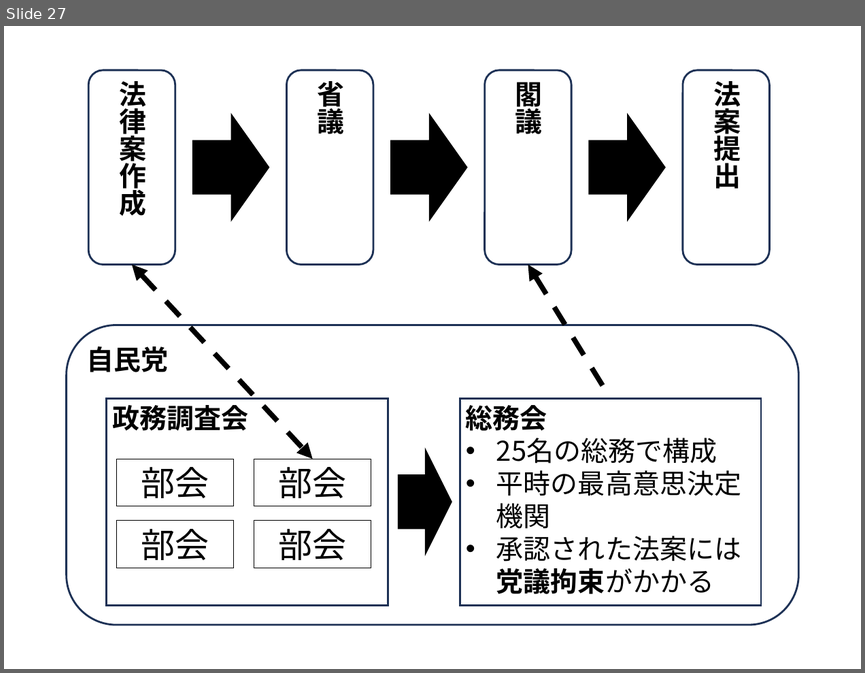
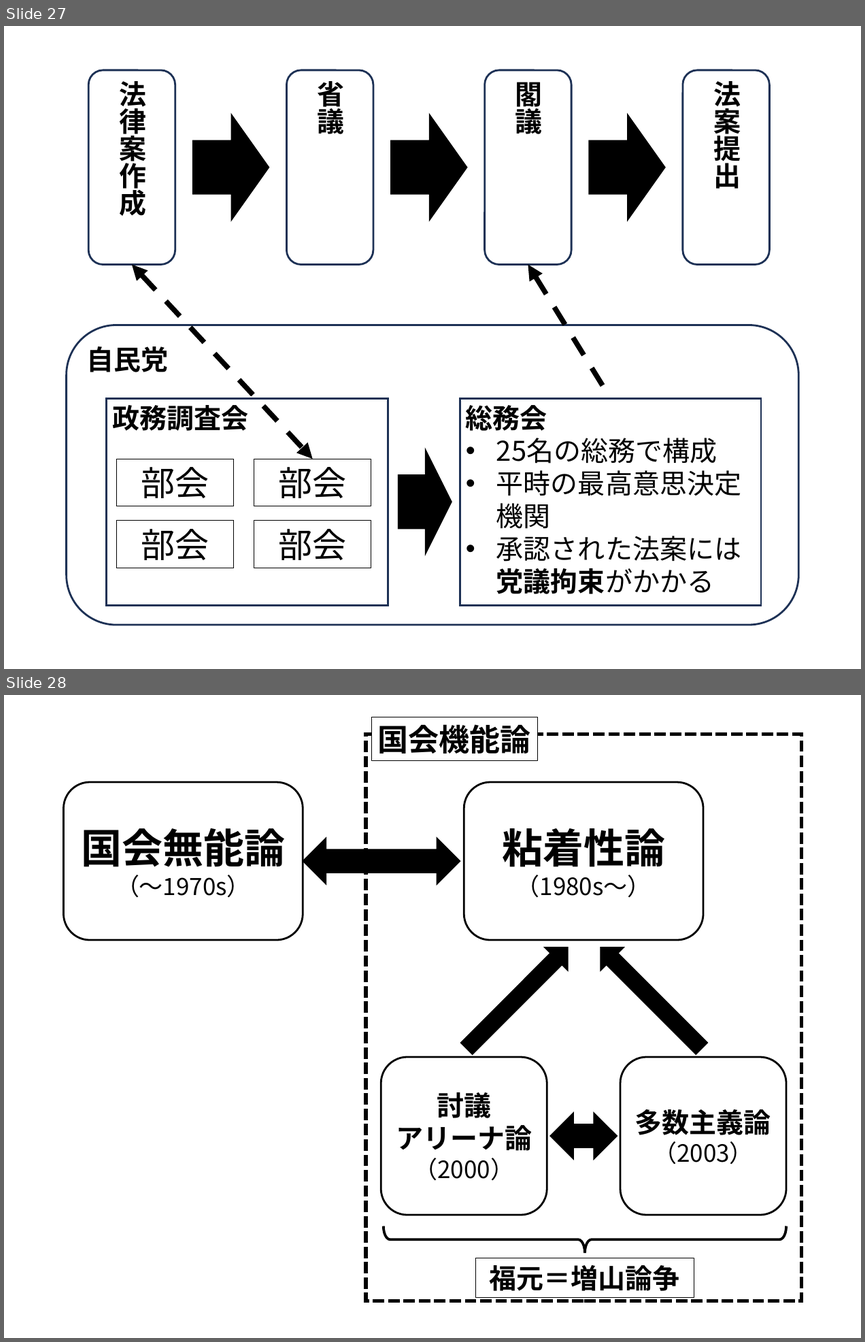
Before and after one commit to junpei-suzuki/PP-2026-Komazawa, a slide deck: figs/DIYfigures_pp.pptx. Shown one above the other, each under a label of ours: slide 27 before the commit, slides 27 and 28 after it. The pictures are 865x673 and 865x1342 pixels, drawn with LibreOffice and Linux fonts; fonts in the diff are those of the drawing. Boxes give left, top, right and bottom in pixels: in the first picture for what was removed or moved away, otherwise in the second. Text is boxed around its words. In the diff, an @@ line names an element or a change of style, - is before the commit and + after.

```diff
--- a/figs/DIYfigures_pp.pptx
+++ b/figs/DIYfigures_pp.pptx
@@ slide 28 added at [4,695,861,1338], background #FFFFFF @@
@@ group added at [63,717,802,1300]: 4 rounded rectangles, 3 rectangles, 2 left right arrows, 2 up arrows, 1 right brace @@
+国会無能論
+（〜1970s）
+粘着性論
+（1980s〜）
+国会機能論
+討議
+アリーナ論
+（2000）
+多数主義論
+（2003）
+福元＝増山論争
```
Also in this commit, not shown: 4 other files.
